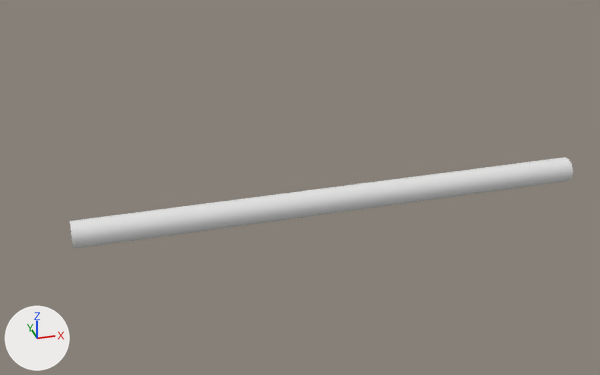
A saved change to the Blender file 2dof-arm-01/bazo_01.blend.
One viewpoint serves both versions: a 50 mm camera at (0.5, -27.2, 14.5) aimed at (9.6, 4.0, -1.3). The lights are fixed; the arrows at lower left show +X, +Y and +Z.

In view in the first picture: 'cil1', 'cil2'.
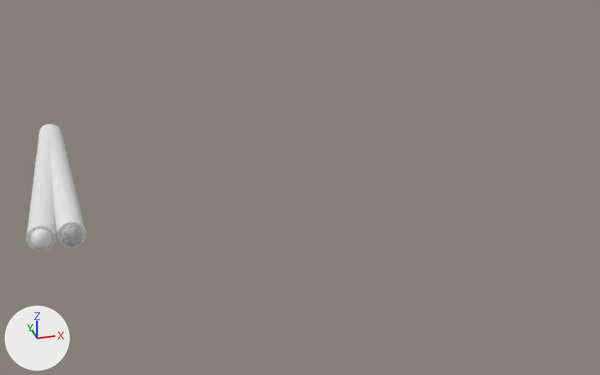
Where the change shows, as pixel boxes [x1, y1, x2, y2] in the pictures (600 x 375 px):
'cil1', moved, turned
    before: [70, 187, 342, 249]
    after: [49, 124, 86, 247]
'cil2', moved, turned
    before: [338, 157, 573, 212]
    after: [26, 124, 56, 251]
'shpere0', added
    after: [31, 229, 51, 251]
'shpere74', added
    after: [62, 225, 81, 246]
'shpere152', added
    after: [63, 232, 81, 243]

Edits to the bpy script that builds the scene:
```text
Add me_basic_sphere_870:
    me_basic_sphere_870.from_pydata([(0.0, 1.0, 0.0), (0.87, -0.5, 0.0), (0.0, 0.0, 1.0), (-0.87, -0.5, 0.0), (0.0, 0.0, -1.0)], [], [(4, 0, 1), (0, 2, 1), (4, 1, 3), (1, 2, 3), (4, 3, 0), (3, 2, 0)])
    me_basic_sphere_870.polygons.foreach_set('use_smooth', [True] * 6)
Change ob_cil2:
    ob_cil2.location: (15.0, 0.0, 0.0) -> (-0.79, 4.99, 0.0)
    ob_cil2.rotation_euler: (1.571, 0.0, 1.571) -> (1.571, 0.0, 6.231)  # degrees (90, 0, 90) -> degrees (90, 0, 357)
Change ob_cil1:
    ob_cil1.location: (5.0, 0.0, 0.0) -> (-0.26, 4.99, 0.0)
    ob_cil1.rotation_euler: (1.571, 0.0, 1.571) -> (1.571, 0.0, 3.194)  # degrees (90, 0, 90) -> degrees (90, 0, 183)
Add ob_shpere152:
    ob_shpere152 = bpy.data.objects.new('shpere152', me_basic_sphere_870)
    ob_shpere152.location = (0.0, 0.0, 0.0)
    _m = ob_shpere152.modifiers.new('Subdivision', 'SUBSURF')
Add ob_shpere74:
    ob_shpere74 = bpy.data.objects.new('shpere74', me_basic_sphere_870.copy())
    ob_shpere74.location = (0.0, 0.0, 0.0)
    _m = ob_shpere74.modifiers.new('Subdivision', 'SUBSURF')
Add ob_shpere0:
    ob_shpere0 = bpy.data.objects.new('shpere0', me_basic_sphere_870.copy())
    ob_shpere0.location = (-1.05, 0.0, 0.0)
    _m = ob_shpere0.modifiers.new('Subdivision', 'SUBSURF')
```
